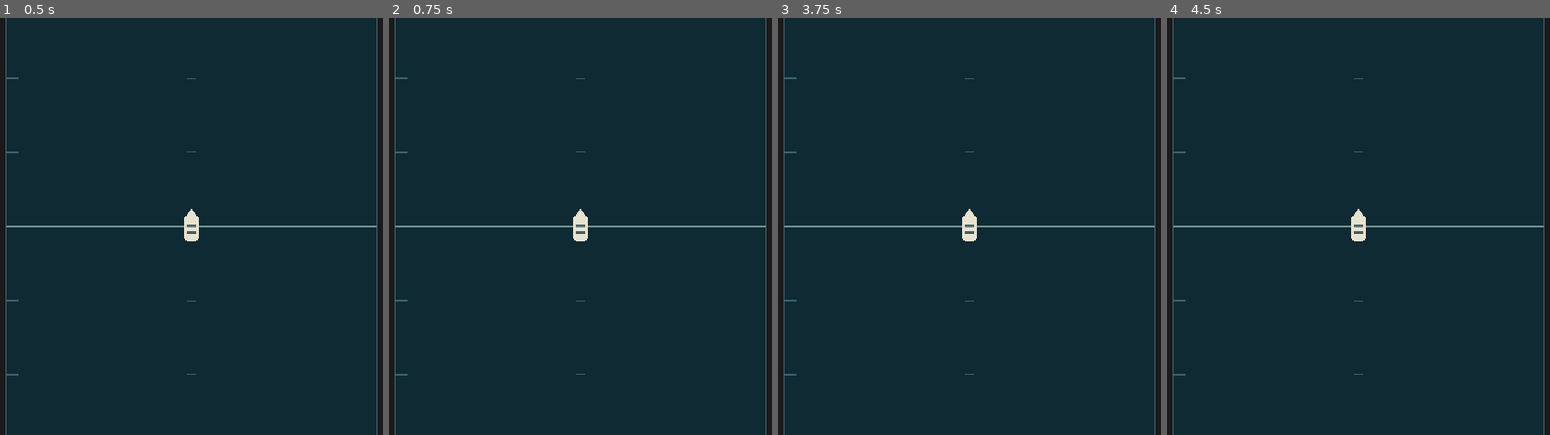
Above: before the commit, frames 1-4 (left to right).
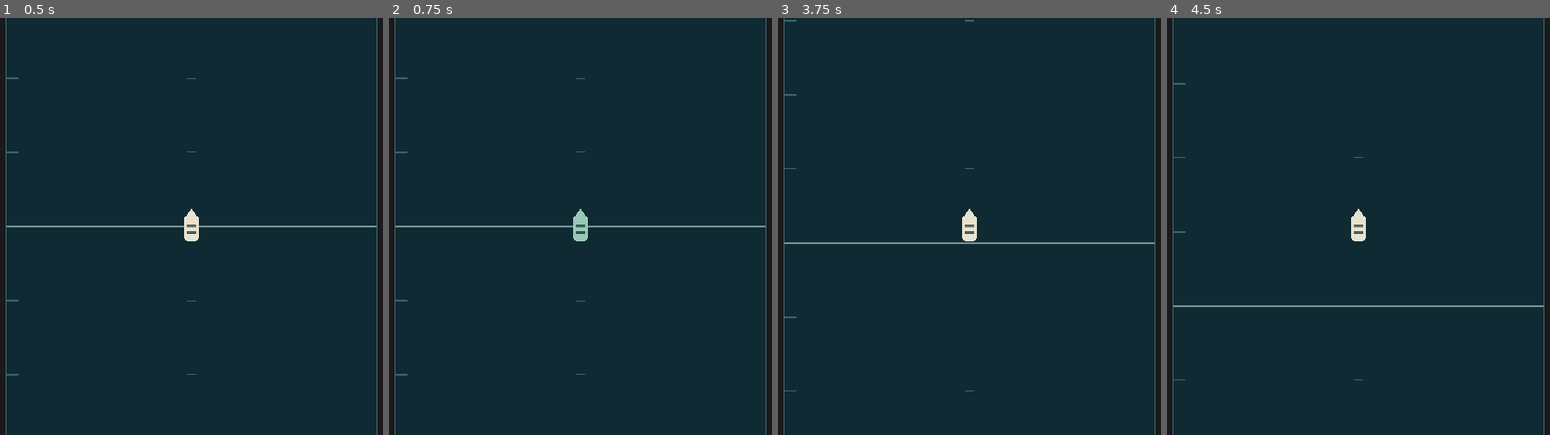
Above: after the commit, the same moments.

Repository: UnderstoodUseYourUsernameHere/break-water
Game: Godot game, scene res://scenes/Main.tscn
Same seed, same stepped clock (60 frames per second), same inputs: the game is played once before the commit and once after it.
Inputs (mouse positions are in pixels of both pictures, inside the frame that each line leads up to):
- Up to frame 1 (0.5 s): no input
- Up to frame 2 (0.75 s): tap Enter at 0.5 s; move the mouse to (745, 205) at 0.52 s; hold Right from 0.53 s (still down); hold Right mouse button (aim) from 0.53 s (still down); click (745, 205) at 0.67 s
- Up to frame 3 (3.75 s): tap W (row) at 0.8, 2.3 s; release Right at 1.25 s; release Right mouse button (aim) at 1.25 s; tap Space at 1.25, 2.75 s; drag from (820, 247) to (931, 309) at 1.27 s; tap Enter at 2, 3.5 s; move the mouse to (1042, 134) at 2.02 s; hold Right 2.03-2.75 s; hold Right mouse button (aim) 2.03-2.75 s; drag from (931, 309) to (outside the picture) at 2.77 s; move the mouse to (outside the picture) at 3.52 s; hold Left from 3.53 s (still down); hold W (row) from 3.53 s (still down); tap Alt at 3.6 s
- Up to frame 4 (4.5 s): release Left at 4.25 s; release W (row) at 4.25 s; tap Space at 4.25 s; drag from (outside the picture) to (1247, 122) at 4.27 s

Frame 1 is identical in both runs. In frame 2, 0.2% of the frame differs, in the area x 48-52%, y 45-54%; in frame 3, 1.0%, in the area x 1-99%, y 0-90%; in frame 4, 1.0%.

Commit message:
feat: add basic boat rowing and row stop on holding aim(rmb)

Diff:
--- a/scenes/boat/Boat.tscn
+++ b/scenes/boat/Boat.tscn
@@ -1,6 +1,7 @@
 [gd_scene format=3 uid="uid://cbbsd2lk3xfpw"]
 
 [ext_resource type="Script" uid="uid://ce8vhw6mphhij" path="res://scripts/hull.gd" id="1_t6hb8"]
+[ext_resource type="Script" uid="uid://bbuhrkwjn33f7" path="res://scripts/boat.gd" id="1_y1ild"]
 
 [sub_resource type="CapsuleShape2D" id="CapsuleShape2D_pspmk"]
 height = 46.0
@@ -8,6 +9,7 @@
 [node name="Boat" type="CharacterBody2D" unique_id=1728653579]
 collision_layer = 2
 motion_mode = 1
+script = ExtResource("1_y1ild")
 
 [node name="CollisionShape2D" type="CollisionShape2D" parent="." unique_id=314325811]
 shape = SubResource("CapsuleShape2D_pspmk")
--- /dev/null
+++ b/scripts/boat.gd
@@ -0,0 +1,32 @@
+extends CharacterBody2D
+
+const AIM_TINT := Color("#a7e3df")
+const COOLDOWN_EPSILON := 0.00001
+
+@export var stroke_impulse: float = 130.0
+@export var stroke_interval: float = 0.40
+@export var water_drag: float = 1.8
+@export var max_row_speed: float = 280.0
+
+var is_aiming: bool = false
+
+var _stroke_cooldown: float = 0.0
+var _row_velocity := Vector2.ZERO
+
+@onready var _hull: Node2D = $Hull
+
+func _physics_process(delta: float) -> void:
+	is_aiming = Input.is_action_pressed(&"aim")
+	_hull.modulate = AIM_TINT if is_aiming else Color.WHITE
+
+	_stroke_cooldown = maxf(0.0, _stroke_cooldown - delta)
+	var wants_row := not is_aiming and Input.is_action_pressed(&"row")
+
+	if wants_row and _stroke_cooldown <= COOLDOWN_EPSILON:
+		_row_velocity += Vector2.UP.rotated(global_rotation) * stroke_impulse
+		_row_velocity = _row_velocity.limit_length(max_row_speed)
+		_stroke_cooldown = stroke_interval
+
+	_row_velocity *= exp(-water_drag * delta)
+	velocity = _row_velocity
+	move_and_slide()
Not shown, added: scripts/boat.gd.uid
